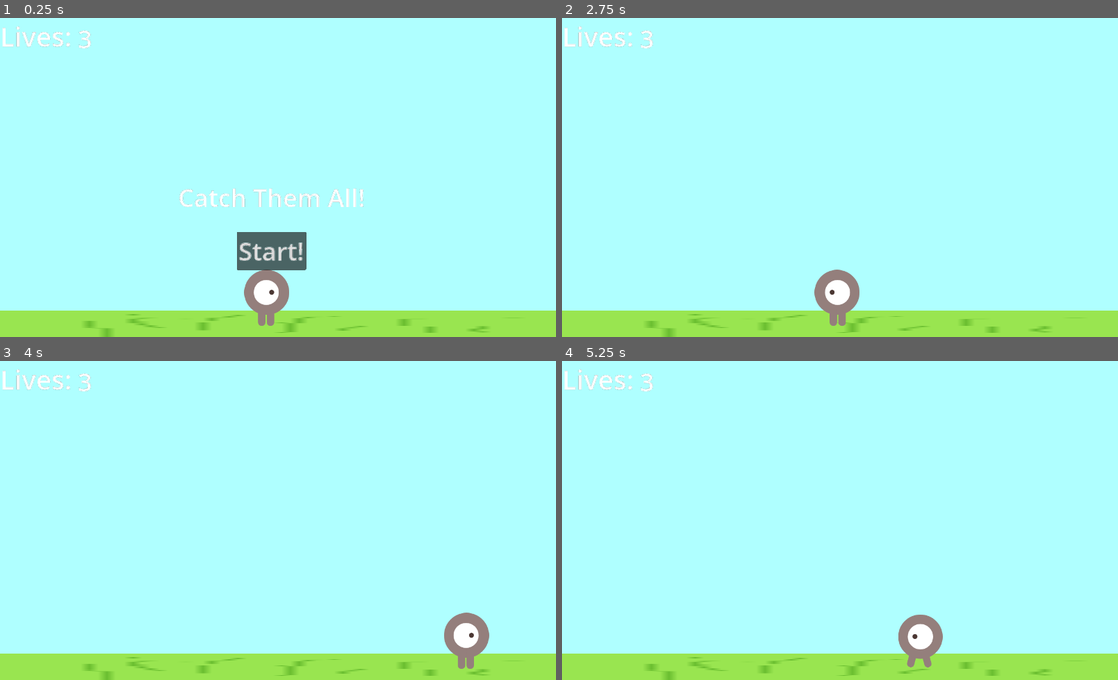
Above: before the commit, frames 1-4 (two rows, left to right).
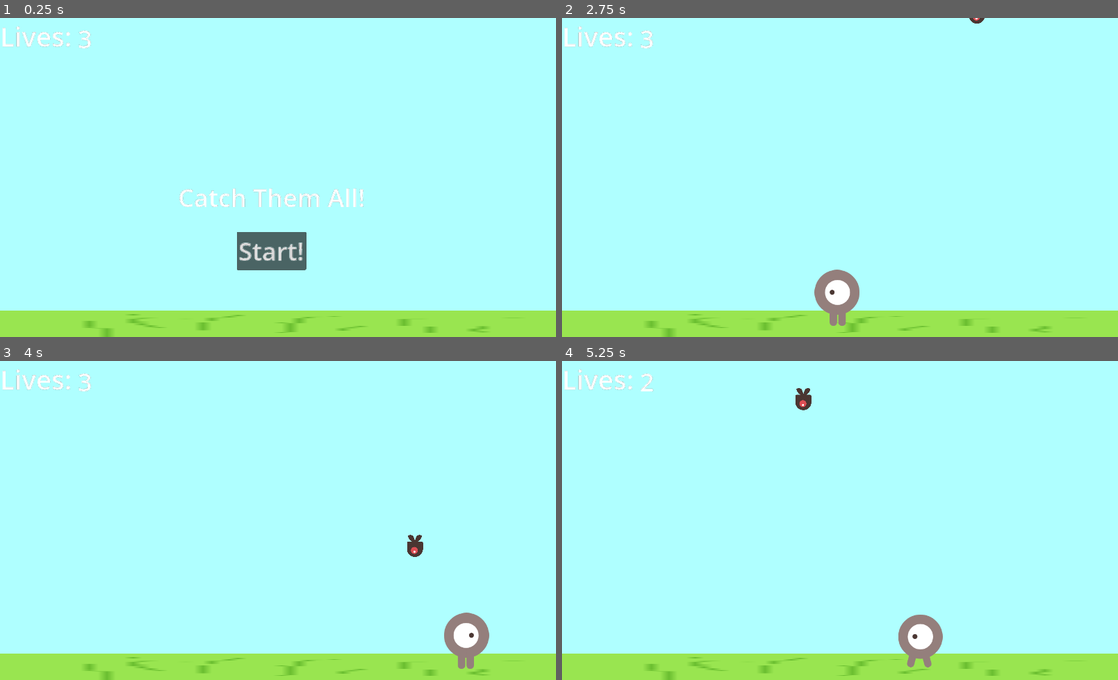
Above: after the commit, the same moments.

Repository: mgarrod193/GD2DCatchFallingObjects
Game: Godot game, scene res://main.tscn
The game is run twice, just before and just after one commit, with the same random seed, the same clock (stepped at 60 frames per second) and the same inputs. This scene is started directly instead of the project's main scene.
Inputs:
- Up to frame 1 (0.25 s): no input
- Up to frame 2 (2.75 s): click "Start!" at 0.5 s; tap Enter at 1.25 s; hold Right (walk_right) 1.28-2.03 s; hold Left (walk_left) from 2.03 s (still down)
- Up to frame 3 (4 s): release Left (walk_left) at 2.78 s; hold Right (walk_right) from 2.78 s (still down)
- Up to frame 4 (5.25 s): release Right (walk_right) at 4.28 s; hold Left (walk_left) from 4.28 s (still down)

The runs differ from the first frame. In frame 1, 1.0% of the frame differs, in the area x 43-52%, y 78-97%; in frame 2, less than 0.1%; in frame 3, 0.2%; in frame 4, 0.2%.

Commit message:
Removed unecessary nodes and changed start function to start timer

Diff:
--- a/main.gd
+++ b/main.gd
@@ -14,6 +14,7 @@
 	$HUD.update_message("Catch Them All!")
 	$Player.start($StartPosition.position)
 	$HUD.update_lives(lives)
+	$Player.hide()
 	score = 0
 	spawn1 = $EnemySpawn1.position
 	spawn2 = $EnemySpawn2.position
@@ -24,18 +25,19 @@
 func start():
 	$Player.start($StartPosition.position)
 	$Player.show()
+	$SpawnTimer.start()
 	lives = 3
 
+func game_over():
+		$Player.hide()
+		$HUD.show_button()
+		$HUD.update_message("Better Luck Next Time")
+		$SpawnTimer.stop()
 # Called every frame. 'delta' is the elapsed time since the previous frame.
 func _process(_delta):
 	if lives == 0:
-		$Player.hide()
-		$HUD.show_button()
-		$HUD.update_message("Better Luck Next Time")
+		game_over()
 
-func _on_start_timer_timeout():
-	$ScoreTimer.start()
-	$SpawnTimer.start()
 
 func _on_score_timer_timeout():
 	score += 1
--- a/main.tscn
+++ b/main.tscn
@@ -28,9 +28,7 @@
 autostart = true
 
 [node name="SpawnTimer" type="Timer" parent="."]
-wait_time = 5.0
-
-[node name="ScoreTimer" type="Timer" parent="."]
+wait_time = 2.0
 
 [node name="Player" parent="." instance=ExtResource("3_etppv")]
 
@@ -60,6 +58,5 @@
 
 [connection signal="timeout" from="StartTimer" to="." method="_on_start_timer_timeout"]
 [connection signal="timeout" from="SpawnTimer" to="." method="_on_spawn_timer_timeout"]
-[connection signal="timeout" from="ScoreTimer" to="." method="_on_score_timer_timeout"]
 [connection signal="startgame" from="HUD" to="." method="start"]
 [connection signal="body_entered" from="Area2D" to="." method="_on_area_2d_body_entered"]
